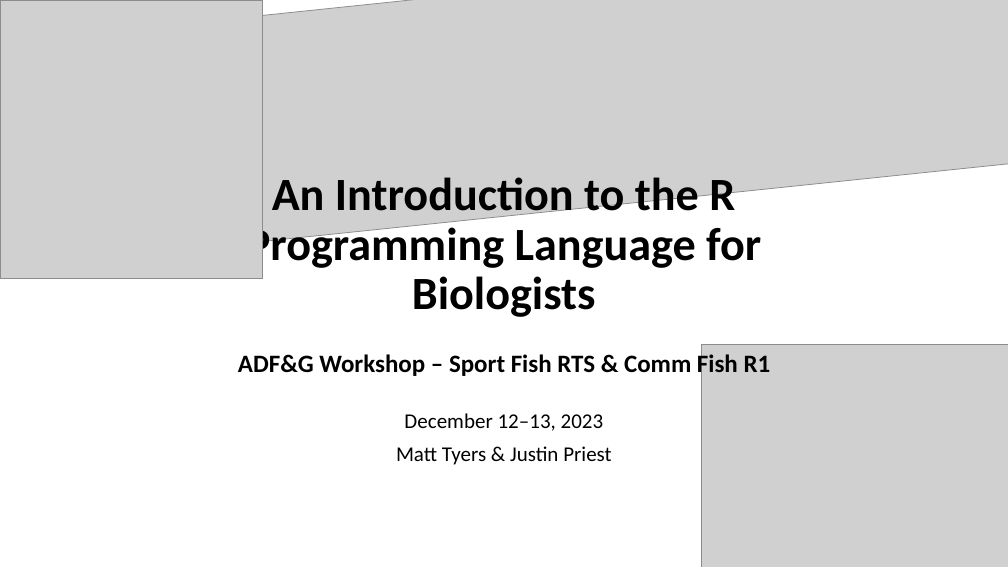
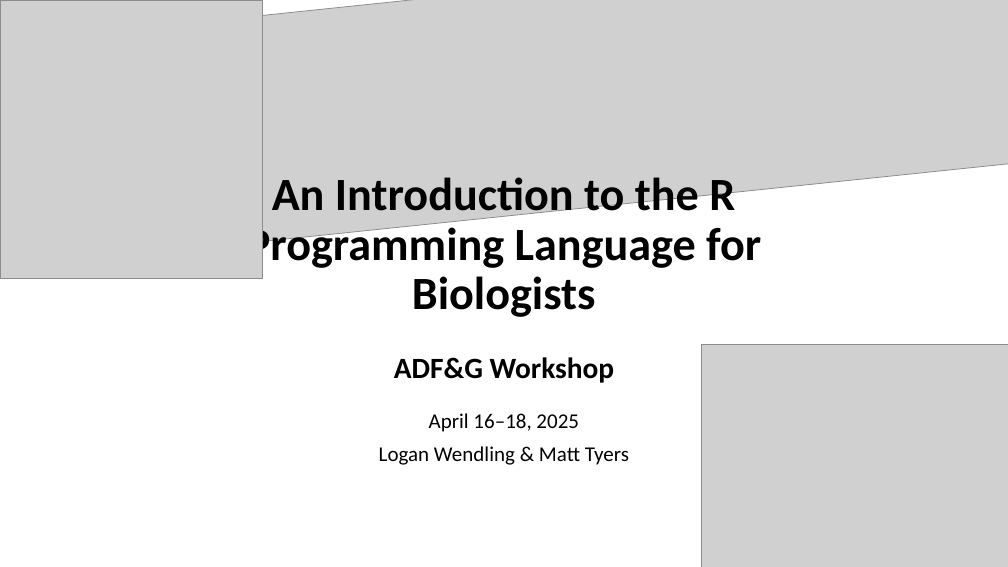
Before and after one commit to ADFG-DSF/ADFG_R_Intro_Workshop_2025, a slide deck: slide 1 of presentations/1 - Welcome and motivation.pptx. Drawn at 1008x567 pixels with LibreOffice and Linux fonts; fonts in the diff are those of the drawing; grey boxes stand for pictures. Boxes give left, top, right and bottom in pixels: in the first picture for what was removed or moved away, otherwise in the second. Text is boxed around its words. In the diff, an @@ line names an element or a change of style, - is before the commit and + after.

```diff
--- a/presentations/1 - Welcome and motivation.pptx
+++ b/presentations/1 - Welcome and motivation.pptx
@@ text at bbox=[394, 357, 615, 383]: text changed; size 23.8 to 28 pt @@
-ADF&G Workshop – Sport Fish RTS & Comm Fish R1
+ADF&G Workshop
@@ subtitle at bbox=[379, 413, 629, 465]: text changed @@
-December 12–13, 2023
-Matt Tyers & Justin Priest
+April 16–18, 2025
+Logan Wendling & Matt Tyers
```
Also in this commit, not shown: 2 other slides changed, 1 slide added, 2 slides removed.
